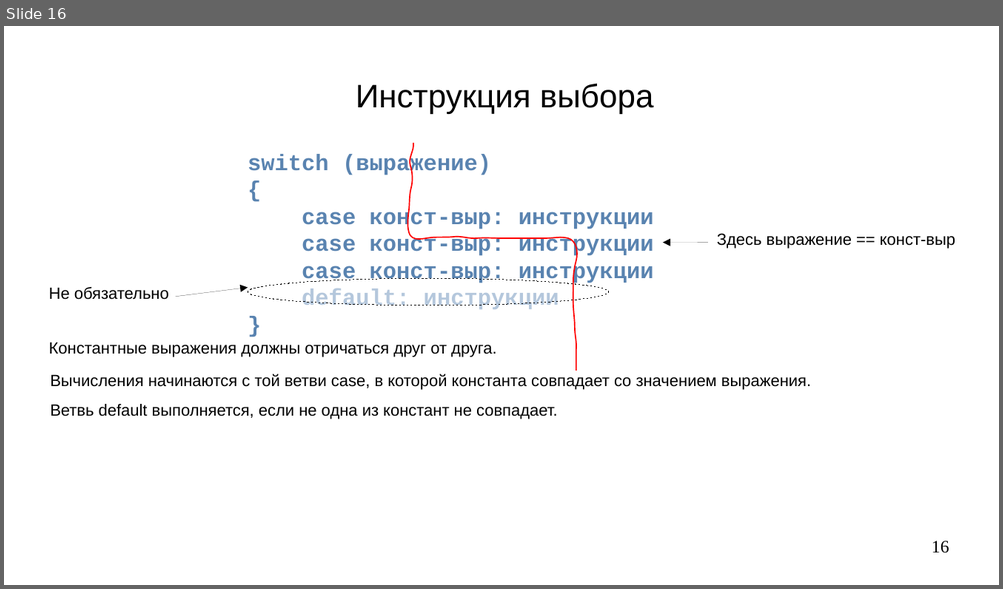
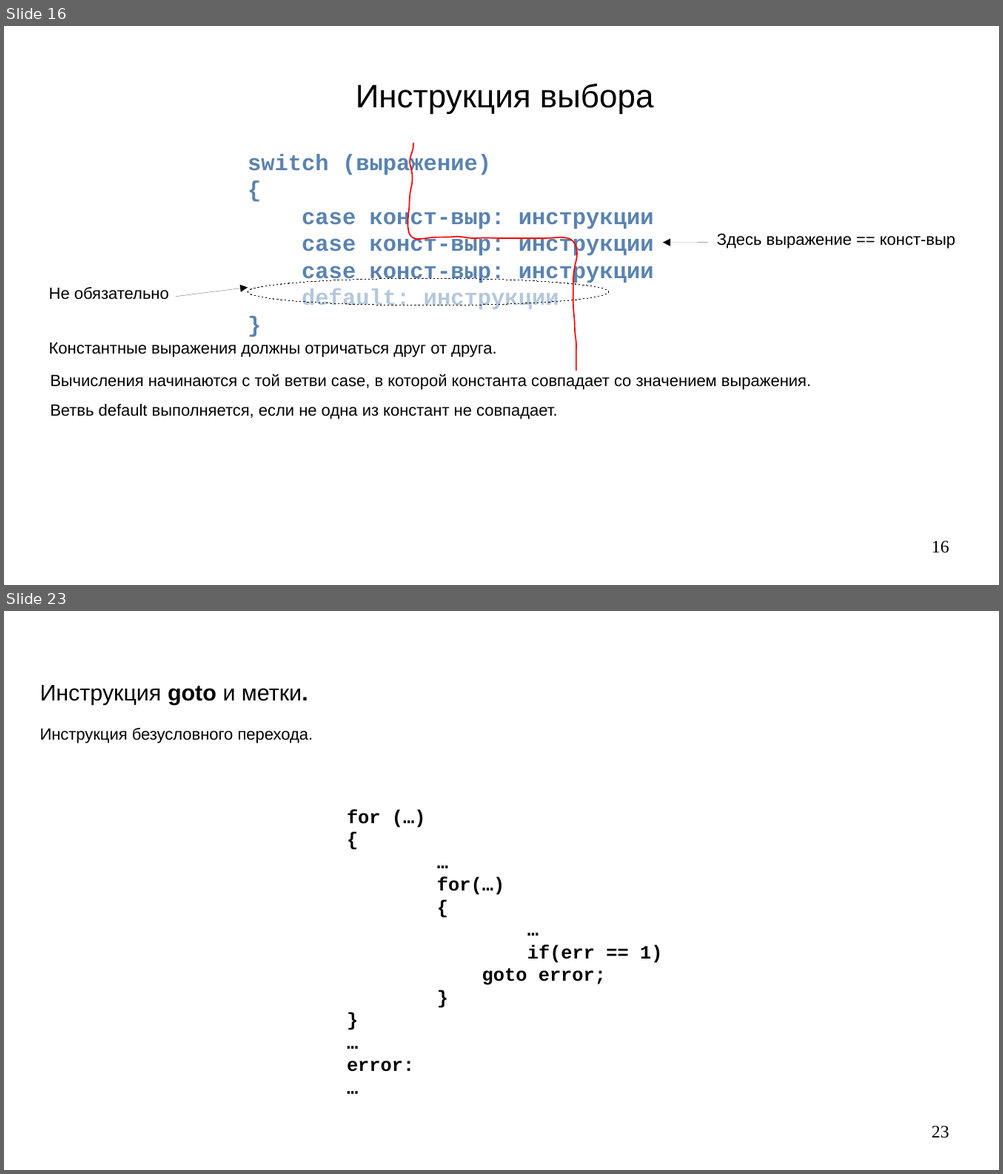
Before and after one commit to steelcraft/stud-lab, a slide deck: Лекции/CBCP01#L3.odp. Shown one above the other, each under a label of ours: slide 16 before the commit, slides 16 and 23 after it; the slides between them are not shown. The pictures are 1003x589 and 1003x1174 pixels, drawn with LibreOffice and Linux fonts; fonts in the diff are those of the drawing. Boxes give left, top, right and bottom in pixels: in the first picture for what was removed or moved away, otherwise in the second. Text is boxed around its words. In the diff, an @@ line names an element or a change of style, - is before the commit and + after.

```diff
--- a/Лекции/CBCP01#L3.odp
+++ b/Лекции/CBCP01#L3.odp
@@ slide 23 added at (4,611,999,1170), background #FFFFFF @@
@@ text added at (40,685,308,705), 18 pt, text #000000 @@
+Инструкция goto и метки.
@@ text added at (40,728,313,743), 13 pt, text #000000 @@
+Инструкция безусловного перехода.
@@ text added at (347,809,662,1072), 15 pt, text #000000, bold @@
+for (…)
+{
+…
+for(…)
+{
+…
+if(err == 1)
+goto error;
+}
+}
+…
+error:
+…
@@ page number added at (931,1126,949,1139), 14 pt, text #000000 @@
+23
```
Also in this commit, not shown: 2 slides changed, 5 other slides added, 1 slide removed.
